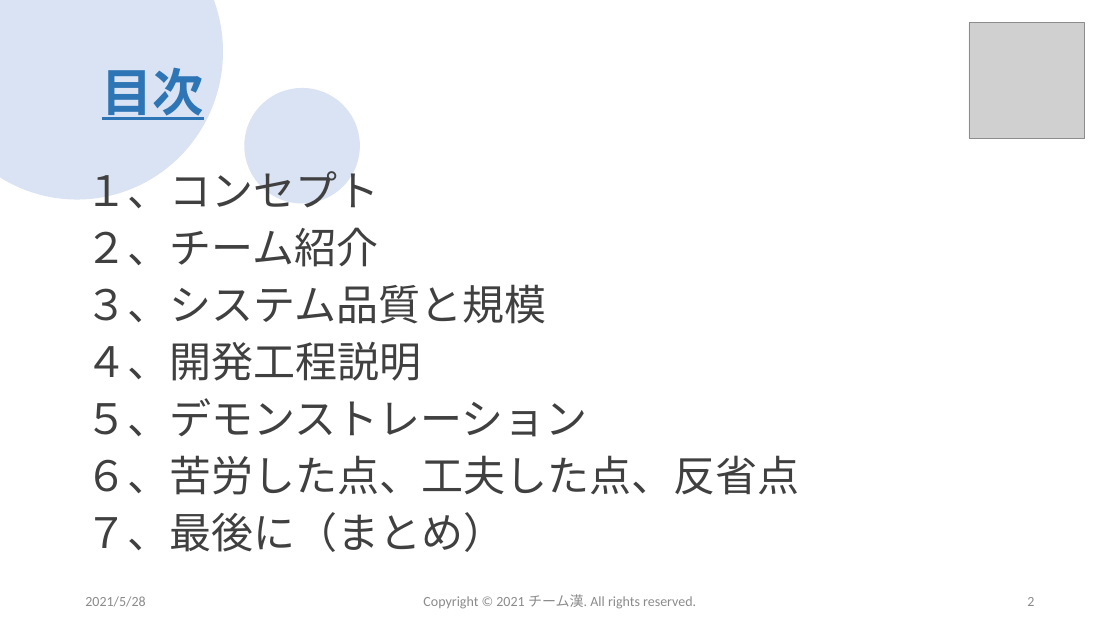
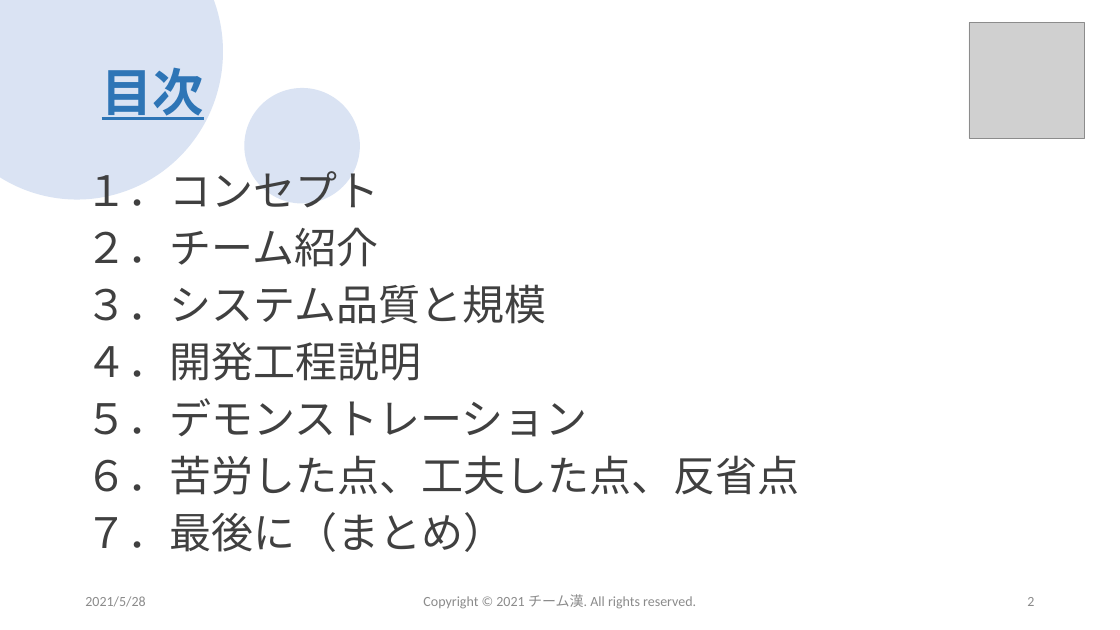
Before and after one commit to sss-sr2021/GUYS, a slide deck: slide 2 of 提出物/チーム漢_成果発表会プレゼン資料.pptx. Drawn at 1120x630 pixels with LibreOffice and Linux fonts; fonts in the diff are those of the drawing; grey boxes stand for pictures; background and template pictures are left out. Boxes give left, top, right and bottom in pixels: in the first picture for what was removed or moved away, otherwise in the second. Text is boxed around its words. In the diff, an @@ line names an element or a change of style, - is before the commit and + after.

```diff
--- a/提出物/チーム漢_成果発表会プレゼン資料.pptx
+++ b/提出物/チーム漢_成果発表会プレゼン資料.pptx
@@ text at (85,171,799,552): text changed @@
-１、コンセプト
-２、チーム紹介
-３、システム品質と規模
-４、開発工程説明
-５、デモンストレーション
-６、苦労した点、工夫した点、反省点
-７、最後に（まとめ）
+１．コンセプト
+２．チーム紹介
+３．システム品質と規模
+４．開発工程説明
+５．デモンストレーション
+６．苦労した点、工夫した点、反省点
+７．最後に（まとめ）
```
Also in this commit, not shown: 4 other slides changed.
